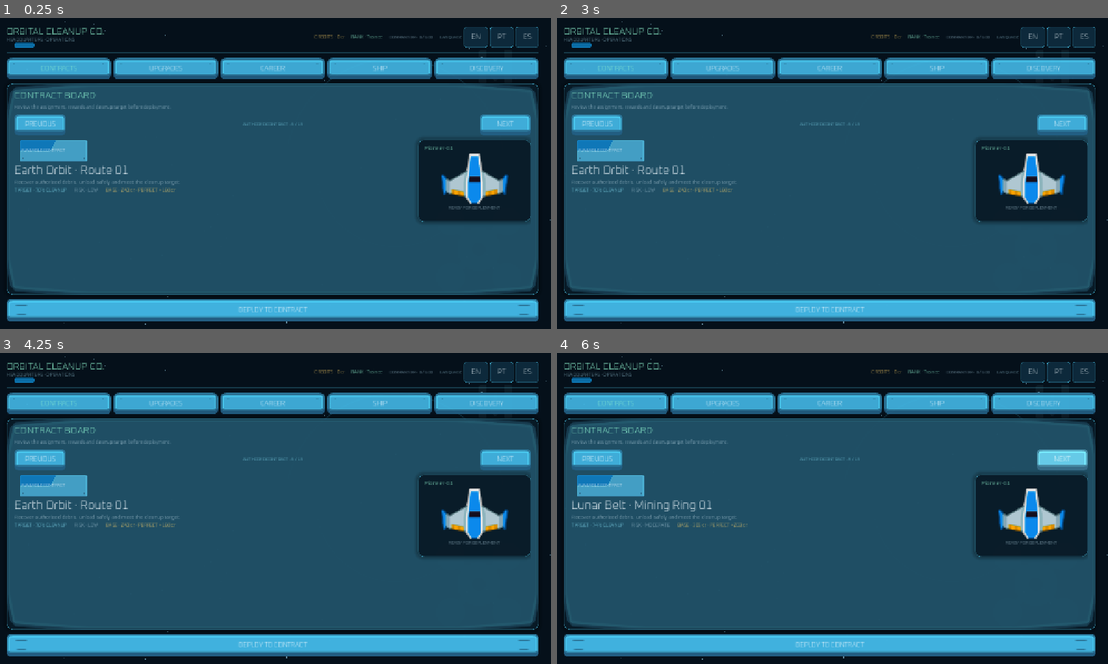
Above: before the commit, frames 1-4 (two rows, left to right).
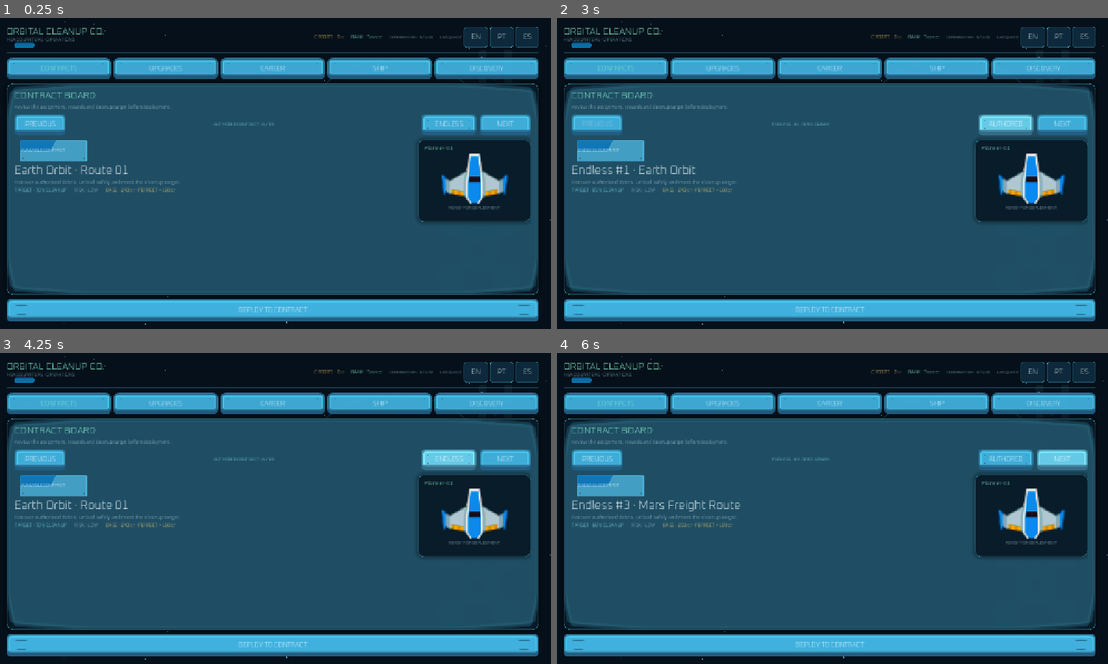
Above: after the commit, the same moments.

Repository: EwertonMendes/Orbital-Cleanup-Co.
Game: Godot game, scene res://src/core/app/app_root.tscn
Two runs of this game, one before a commit and one after it. Both use one fixed random seed, a clock stepped at 60 frames per second and the inputs below.
Inputs (mouse positions are in pixels of both pictures, inside the frame that each line leads up to):
- Up to frame 1 (0.25 s): no input
- Up to frame 2 (3 s): click "PREVIOUS" at 0.5 s; click "DEPLOY TO CONTRACT" at 1.25 s; click "ABORT CONTRACT" at 2 s; click (1003, 123) at 2.75 s, where only the run after the commit has a clickable "ENDLESS"
- Up to frame 3 (4.25 s): click (446, 458) at 3.5 s, where only the run after the commit has a clickable "AUTHORED"
- Up to frame 4 (6 s): click (1003, 458) at 4.25 s, where only the run after the commit has a clickable "ENDLESS"; click "NEXT" at 5 s; click "NEXT" at 5.75 s

The runs differ from the first frame. In frame 1, 0.7% of the frame differs, in the area x 38-87%, y 31-38%; in frame 2, 1.1%; in frame 3, 0.7%; in frame 4, 1.3%, in the area x 2-87%, y 31-57%.

Commit message:
feat: add endless contract board and sector preview

Diff:
--- /dev/null
+++ b/src/debug/sector_preview/sector_preview.gd
@@ -0,0 +1,155 @@
+extends Control
+
+const HQ_SCREEN_PATH := "res://src/ui/screens/operations/operations_screen.tscn"
+const FLIGHT_SCREEN_PATH := "res://src/ui/screens/flight/flight_screen.tscn"
+const PREVIEW_SCREEN_PATH := "res://src/debug/sector_preview/sector_preview.tscn"
+
+@onready var sector_picker: OptionButton = %SectorPicker
+@onready var contract_number: SpinBox = %ContractNumber
+@onready var seed_override: SpinBox = %SeedOverride
+@onready var preview_canvas: SectorPreviewCanvas = %PreviewCanvas
+@onready var summary: Label = %Summary
+@onready var mode_label: Label = %ModeLabel
+@onready var load_authored: Button = %LoadAuthored
+@onready var generate_endless: Button = %GenerateEndless
+@onready var previous_endless: Button = %PreviousEndless
+@onready var next_endless: Button = %NextEndless
+@onready var deploy_preview: Button = %DeployPreview
+@onready var return_to_hq: Button = %ReturnToHq
+
+var _context: Dictionary = {}
+var _router: SceneRouter
+var _registry := ContentRegistry.new()
+var _scaler := DifficultyScaler.new()
+var _generator := SectorGenerator.new()
+var _endless := EndlessContractGenerator.new()
+var _plan: Dictionary = {}
+var _generated_definition: Dictionary = {}
+var _mode := "authored"
+
+func configure(context: Dictionary) -> void:
+	_context = context
+	_router = context.get("router") as SceneRouter
+	assert(_router != null, "SectorPreview requires SceneRouter.")
+
+func _ready() -> void:
+	_scaler.configure(_registry)
+	_generator.configure(_registry, _scaler)
+	_endless.configure(_registry)
+	_populate_authored_sectors()
+
+	load_authored.pressed.connect(_load_authored_selection)
+	generate_endless.pressed.connect(_generate_endless_selection)
+	previous_endless.pressed.connect(_step_endless.bind(-1))
+	next_endless.pressed.connect(_step_endless.bind(1))
+	deploy_preview.pressed.connect(_deploy)
+	return_to_hq.pressed.connect(_return_hq)
+
+	contract_number.min_value = 1
+	contract_number.max_value = 1000000
+	contract_number.step = 1
+	contract_number.value = maxi(1, int(_context.get("debug_endless_number", 1)))
+	seed_override.min_value = -1
+	seed_override.max_value = 2147483647
+	seed_override.step = 1
+	seed_override.value = int(_context.get("debug_seed", -1))
+
+	var requested_sector := String(_context.get("debug_sector_id", ""))
+	if not requested_sector.is_empty() and _registry.has_sector(requested_sector):
+		_select_picker_id(requested_sector)
+		_load_authored_selection()
+	elif _context.has("debug_endless_number") or _context.has("debug_seed"):
+		_generate_endless_selection()
+	else:
+		_load_authored_selection()
+
+func _populate_authored_sectors() -> void:
+	sector_picker.clear()
+	for sector_id in _registry.list_sector_ids():
+		var sector := _registry.get_sector(sector_id)
+		sector_picker.add_item(tr(String(sector["display_name_key"])))
+		sector_picker.set_item_metadata(sector_picker.item_count - 1, sector_id)
+
+func _select_picker_id(sector_id: String) -> void:
+	for index in range(sector_picker.item_count):
+		if String(sector_picker.get_item_metadata(index)) == sector_id:
+			sector_picker.select(index)
+			return
+
+func _load_authored_selection() -> void:
+	if sector_picker.item_count == 0:
+		return
+	var sector_id := String(sector_picker.get_item_metadata(sector_picker.selected))
+	_generated_definition = {}
+	_mode = "authored"
+	_plan = _generator.generate(sector_id)
+	_refresh_preview()
+
+func _generate_endless_selection() -> void:
+	var number := maxi(1, int(contract_number.value))
+	var requested_seed := int(seed_override.value)
+	_generated_definition = _endless.create_sector_definition(number, requested_seed)
+	_mode = "endless"
+	_plan = _generator.generate_definition(_generated_definition)
+	_refresh_preview()
+
+func _step_endless(delta: int) -> void:
+	contract_number.value = maxi(1, int(contract_number.value) + delta)
+	_generate_endless_selection()
+
+func _refresh_preview() -> void:
+	preview_canvas.set_plan(_plan)
+	var sector := _plan["sector"] as Dictionary
+	var biome := _plan["biome"] as Dictionary
+	var contract_ref := sector["contract"] as Dictionary
+	var modifier_names := PackedStringArray()
+	for modifier_id in sector.get("modifiers", []) as Array:
+		modifier_names.append(String(modifier_id))
+	var landmark_names := PackedStringArray()
+	for landmark_id in sector.get("landmarks", []) as Array:
+		landmark_names.append(String(landmark_id))
+
+	mode_label.text = "%s · %s" % [_mode.to_upper(), String(sector["id"])]
+	summary.text = "Biome: %s   Difficulty: %d   Seed: %d\nTarget: %d%%   Salvage: %d   Obstacles: %d\nLandmarks: %s\nModifiers: %s\nSignature: %s" % [
+		tr(String(biome["display_name_key"])),
+		int(sector["difficulty"]),
+		int(sector["seed"]),
+		int(contract_ref["target_percent"]),
+		(_plan["salvage_spawns"] as Array).size(),
+		(_plan["obstacle_spawns"] as Array).size(),
+		", ".join(landmark_names) if not landmark_names.is_empty() else "none",
+		", ".join(modifier_names) if not modifier_names.is_empty() else "none",
+		String(_plan["generation_signature"]),
+	]
+	print("[SectorPreview] READY mode=%s id=%s seed=%d signature=%s" % [
+		_mode,
+		String(sector["id"]),
+		int(sector["seed"]),
+		String(_plan["generation_signature"]),
+	])
+
+func _deploy() -> void:
+	var scene := load(FLIGHT_SCREEN_PATH) as PackedScene
+	assert(scene != null, "Sector Preview flight screen must load.")
+	var flight_context := _context.duplicate(true)
+	flight_context["return_screen_path"] = PREVIEW_SCREEN_PATH
+	if _mode == "endless":
+		flight_context["sector_definition"] = _generated_definition.duplicate(true)
+		flight_context["sector_id"] = String(_generated_definition["id"])
+		flight_context["endless_number"] = int(contract_number.value)
+		flight_context["debug_endless_number"] = int(contract_number.value)
+		flight_context["debug_seed"] = int(_generated_definition["seed"])
+	else:
+		var sector := _plan["sector"] as Dictionary
+		flight_context["sector_id"] = String(sector["id"])
+		flight_context["debug_sector_id"] = String(sector["id"])
+	_router.show_screen(scene, flight_context)
+
+func _return_hq() -> void:
+	var scene := load(HQ_SCREEN_PATH) as PackedScene
+	assert(scene != null, "Headquarters screen must load.")
+	var context := _context.duplicate(true)
+	context.erase("debug_sector_id")
+	context.erase("debug_endless_number")
+	context.erase("debug_seed")
+	_router.show_screen(scene, context)
--- /dev/null
+++ b/src/debug/sector_preview/sector_preview.tscn
@@ -0,0 +1,139 @@
+[gd_scene load_steps=5 format=3]
+
+[ext_resource type="Script" path="res://src/debug/sector_preview/sector_preview.gd" id="1"]
+[ext_resource type="Theme" path="res://src/ui/themes/occ_theme.tres" id="2"]
+[ext_resource type="PackedScene" path="res://src/ui/components/occ_chrome_button.tscn" id="3"]
+[ext_resource type="Script" path="res://src/debug/sector_preview/sector_preview_canvas.gd" id="4"]
+
+[node name="SectorPreview" type="Control"]
+layout_mode = 3
+anchors_preset = 15
+anchor_right = 1.0
+anchor_bottom = 1.0
+grow_horizontal = 2
+grow_vertical = 2
+theme = ExtResource("2")
+script = ExtResource("1")
+
+[node name="Background" type="ColorRect" parent="."]
+layout_mode = 1
+anchors_preset = 15
+anchor_right = 1.0
+anchor_bottom = 1.0
+grow_horizontal = 2
+grow_vertical = 2
+color = Color(0.0196, 0.0431, 0.0823, 1)
+mouse_filter = 2
+
+[node name="SafeArea" type="MarginContainer" parent="."]
+layout_mode = 1
+anchors_preset = 15
+anchor_right = 1.0
+anchor_bottom = 1.0
+offset_left = 20.0
+offset_top = 18.0
+offset_right = -20.0
+offset_bottom = -18.0
+grow_horizontal = 2
+grow_vertical = 2
+
+[node name="Layout" type="VBoxContainer" parent="SafeArea"]
+layout_mode = 2
+theme_override_constants/separation = 10
+
+[node name="Header" type="HBoxContainer" parent="SafeArea/Layout"]
+layout_mode = 2
+theme_override_constants/separation = 10
+
+[node name="Title" type="Label" parent="SafeArea/Layout/Header"]
+layout_mode = 2
+size_flags_horizontal = 3
+theme_override_colors/font_color = Color(0.56, 0.95, 0.81, 1)
+theme_override_font_sizes/font_size = 24
+text = "SECTOR PREVIEW // DEBUG"
+
+[node name="ReturnToHq" parent="SafeArea/Layout/Header" instance=ExtResource("3")]
+unique_name_in_owner = true
+custom_minimum_size = Vector2(150, 42)
+layout_mode = 2
+text = "RETURN TO HQ"
+
+[node name="ModeLabel" type="Label" parent="SafeArea/Layout"]
+unique_name_in_owner = true
+layout_mode = 2
+theme_override_colors/font_color = Color(0.32, 0.9, 1, 1)
+theme_override_font_sizes/font_size = 12
+text = "AUTHORED"
+
+[node name="Controls" type="GridContainer" parent="SafeArea/Layout"]
+layout_mode = 2
+theme_override_constants/h_separation = 8
+theme_override_constants/v_separation = 8
+columns = 4
+
+[node name="SectorPicker" type="OptionButton" parent="SafeArea/Layout/Controls"]
+unique_name_in_owner = true
+custom_minimum_size = Vector2(250, 42)
+layout_mode = 2
+size_flags_horizontal = 3
+
+[node name="LoadAuthored" parent="SafeArea/Layout/Controls" instance=ExtResource("3")]
+unique_name_in_owner = true
+custom_minimum_size = Vector2(140, 42)
+layout_mode = 2
+text = "LOAD AUTHORED"
+
+[node name="ContractNumber" type="SpinBox" parent="SafeArea/Layout/Controls"]
+unique_name_in_owner = true
+custom_minimum_size = Vector2(160, 42)
+layout_mode = 2
+prefix = "Contract # "
+
+[node name="SeedOverride" type="SpinBox" parent="SafeArea/Layout/Controls"]
+unique_name_in_owner = true
+custom_minimum_size = Vector2(180, 42)
+layout_mode = 2
+prefix = "Seed (-1 auto) "
+
+[node name="PreviousEndless" parent="SafeArea/Layout/Controls" instance=ExtResource("3")]
+unique_name_in_owner = true
+custom_minimum_size = Vector2(130, 42)
+layout_mode = 2
+text = "ENDLESS -1"
+
+[node name="GenerateEndless" parent="SafeArea/Layout/Controls" instance=ExtResource("3")]
+unique_name_in_owner = true
+custom_minimum_size = Vector2(150, 42)
+layout_mode = 2
+text = "GENERATE ENDLESS"
+
+[node name="NextEndless" parent="SafeArea/Layout/Controls" instance=ExtResource("3")]
+unique_name_in_owner = true
+custom_minimum_size = Vector2(130, 42)
+layout_mode = 2
+text = "ENDLESS +1"
+
+[node name="DeployPreview" parent="SafeArea/Layout/Controls" instance=ExtResource("3")]
+unique_name_in_owner = true
+custom_minimum_size = Vector2(150, 42)
+layout_mode = 2
+text = "DEPLOY PREVIEW"
+
+[node name="Summary" type="Label" parent="SafeArea/Layout"]
+unique_name_in_owner = true
+layout_mode = 2
+theme_override_colors/font_color = Color(0.68, 0.78, 0.83, 1)
+theme_override_font_sizes/font_size = 11
+text = "Sector summary"
+autowrap_mode = 2
+
+[node name="PreviewFrame" type="PanelContainer" parent="SafeArea/Layout"]
+custom_minimum_size = Vector2(0, 300)
+layout_mode = 2
+size_flags_vertical = 3
+
+[node name="PreviewCanvas" type="Control" parent="SafeArea/Layout/PreviewFrame"]
+unique_name_in_owner = true
+layout_mode = 2
+mouse_filter = 2
+script = ExtResource("4")
--- /dev/null
+++ b/src/debug/sector_preview/sector_preview_canvas.gd
@@ -0,0 +1,53 @@
+extends Control
+class_name SectorPreviewCanvas
+
+var _plan: Dictionary = {}
+
+func _ready() -> void:
+	resized.connect(queue_redraw)
+
+func set_plan(plan: Dictionary) -> void:
+	_plan = plan.duplicate(true)
+	queue_redraw()
+
+func _draw() -> void:
+	draw_rect(Rect2(Vector2.ZERO, size), Color("#06111d"))
+	if _plan.is_empty():
+		return
+
+	var bounds := _plan["play_bounds"] as Rect2
+	var padding := 28.0
+	var target := Rect2(Vector2(padding, padding), size - Vector2(padding * 2.0, padding * 2.0))
+	if target.size.x <= 1.0 or target.size.y <= 1.0:
+		return
+
+	var scale := minf(target.size.x / bounds.size.x, target.size.y / bounds.size.y)
+	var world_size := bounds.size * scale
+	var origin := target.position + (target.size - world_size) * 0.5
+	var preview_bounds := Rect2(origin, world_size)
+	draw_rect(preview_bounds, Color("#143247"), true)
+	draw_rect(preview_bounds, Color("#51e7ff"), false, 2.0)
+
+	for value in _plan.get("obstacle_spawns", []) as Array:
+		var entry := value as Dictionary
+		draw_circle(_map_position(entry["position"] as Vector2, bounds, preview_bounds), 3.0, Color("#7b8994"))
+
+	for value in _plan.get("salvage_spawns", []) as Array:
+		var entry := value as Dictionary
+		draw_circle(_map_position(entry["position"] as Vector2, bounds, preview_bounds), 2.4, Color("#9af8d7"))
+
+	for value in _plan.get("landmark_spawns", []) as Array:
+		var entry := value as Dictionary
+		draw_circle(_map_position(entry["position"] as Vector2, bounds, preview_bounds), 7.0, Color("#ffd166"))
+		draw_circle(_map_position(entry["position"] as Vector2, bounds, preview_bounds), 10.0, Color(1.0, 0.82, 0.4, 0.22), false, 2.0)
+
+	var depot := _plan["depot_position"] as Vector2
+	draw_circle(_map_position(depot, bounds, preview_bounds), 6.0, Color("#53d7f1"))
+	draw_circle(_map_position(Vector2.ZERO, bounds, preview_bounds), 4.0, Color.WHITE)
+
+func _map_position(world: Vector2, world_bounds: Rect2, preview_bounds: Rect2) -> Vector2:
+	var normalized := Vector2(
+		(world.x - world_bounds.position.x) / world_bounds.size.x,
+		(world.y - world_bounds.position.y) / world_bounds.size.y
+	)
+	return preview_bounds.position + normalized * preview_bounds.size
--- a/src/ui/screens/operations/operations_screen.gd
+++ b/src/ui/screens/operations/operations_screen.gd
@@ -38,8 +38,10 @@
 @onready var career_xp_label: Label = %CareerXpLabel
 @onready var career_xp_bar: ProgressBar = %CareerXpBar
 @onready var contract_state: Label = %ContractState
+@onready var contract_selector: GridContainer = %ContractSelector
 @onready var contract_position: Label = %ContractPosition
 @onready var previous_contract: Button = %PreviousContract
+@onready var endless_contract: Button = %EndlessContract
 @onready var next_contract: Button = %NextContract
 @onready var contract_title: Label = %ContractTitle
 @onready var contract_description: Label = %ContractDescription
@@ -72,8 +74,12 @@
 var _progression: ProgressionService
 var _registry := ContentRegistry.new()
 var _generator := SectorGenerator.new()
+var _endless_generator := EndlessContractGenerator.new()
 var _sector_ids := PackedStringArray()
 var _selected_sector_index := 0
+var _viewing_endless := false
+var _endless_number := 1
+var _active_sector_definition: Dictionary = {}
 var _sector_plan: Dictionary = {}
 var _active_tab := Tab.CONTRACTS
 var _tab_group := ButtonGroup.new()
@@ -90,6 +96,7 @@
 	var scaler := DifficultyScaler.new()
 	scaler.configure(_registry)
 	_generator.configure(_registry, scaler)
+	_endless_generator.configure(_registry)
 	_sector_ids = _registry.list_sector_ids()
 	assert(not _sector_ids.is_empty(), "Headquarters requires at least one authored sector.")
 	var preferred_index := _sector_ids.find(DEFAULT_SECTOR_ID)
@@ -101,6 +108,7 @@
 	resized.connect(_apply_responsive_layout)
 	primary_action.pressed.connect(_deploy_training)
 	previous_contract.pressed.connect(_select_relative_contract.bind(-1))
+	endless_contract.pressed.connect(_toggle_endless_mode)
 	next_contract.pressed.connect(_select_relative_contract.bind(1))
 
 	_setup_tabs()
@@ -125,7 +133,8 @@
 	assert(content_scroll != null, "Headquarters requires ContentScroll.")
 	assert(content_shell != null, "Headquarters requires ContentShell.")
 	assert(primary_action != null, "Headquarters requires PrimaryAction.")
-	assert(previous_contract != null and next_contract != null and contract_position != null, "Headquarters requires authored contract navigation.")
+	assert(contract_selector != null, "Headquarters requires responsive ContractSelector.")
+	assert(previous_contract != null and endless_contract != null and next_contract != null and contract_position != null, "Headquarters requires contract navigation.")
 	assert(upgrade_grid != null, "Headquarters requires UpgradeGrid.")
 	assert(career_list != null, "Headquarters requires CareerList.")
 	assert(ship_preview != null and contract_ship_art != null, "Headquarters requires cosmetic ship previews.")
@@ -178,6 +187,7 @@
 	contract_hero.vertical = compact
 	ship_body.vertical = compact
 	tab_grid.columns = 3 if compact else 5
+	contract_selector.columns = 2 if compact else 4
 	upgrade_grid.columns = 1 if compact else 3
 	content_shell.custom_minimum_size.y = 150.0 if size.y < 500.0 else 260.0
 
@@ -191,11 +201,22 @@
 func _deploy_training() -> void:
 	var scene := load(FLIGHT_SCREEN_PATH) as PackedScene
 	assert(scene != null, "Training flight screen must be loadable.")
-	var flight_context := _context.duplicate()
-	flight_context["sector_id"] = String(_sector_ids[_selected_sector_index])
+	var flight_context := _context.duplicate(true)
+	if _viewing_endless:
+		flight_context["sector_id"] = String(_active_sector_definition["id"])
+		flight_context["sector_definition"] = _active_sector_definition.duplicate(true)
+		flight_context["endless_number"] = _endless_number
+	else:
+		flight_context["sector_id"] = String(_sector_ids[_selected_sector_index])
 	_router.show_screen(scene, flight_context)
 
 func _select_relative_contract(delta: int) -> void:
+	if _viewing_endless:
+		_endless_number = maxi(1, _endless_number + delta)
+		_load_endless_contract()
+		_refresh_contracts()
+		return
+
 	if _sector_ids.size() <= 1:
 		return
 	_selected_sector_index = (_selected_sector_index + delta) % _sector_ids.size()
@@ -204,9 +225,33 @@
 	_load_selected_sector()
 	_refresh_contracts()
 
+func _toggle_endless_mode() -> void:
+	if _viewing_endless:
+		_load_selected_sector()
+	else:
+		_viewing_endless = true
+		_endless_number = maxi(1, _completed_contract_total() + 1)
+		_load_endless_contract()
+	_refresh_contracts()
+
 func _load_selected_sector() -> void:
 	assert(_selected_sector_index >= 0 and _selected_sector_index < _sector_ids.size(), "Selected sector index is out of bounds.")
+	_viewing_endless = false
+	_active_sector_definition = {}
 	_sector_plan = _generator.generate(String(_sector_ids[_selected_sector_index]))
+
+func _load_endless_contract() -> void:
+	_viewing_endless = true
+	_active_sector_definition = _endless_generator.create_sector_definition(_endless_number)
+	_sector_plan = _generator.generate_definition(_active_sector_definition)
+
+func _completed_contract_total() -> int:
+	var snapshot := _progression.get_snapshot()
+	var completed := snapshot.get("completed_contracts", {}) as Dictionary
+	var total := 0
+	for value in completed.values():
+		total += int(value)
+	return total
 
 func _risk_key(difficulty: int) -> String:
 	if difficulty <= 3:
@@ -272,13 +317,25 @@
 
 	%ContractsTitle.text = tr("HQ_CONTRACTS_TITLE")
 	%ContractsSubtitle.text = tr("HQ_CONTRACTS_SUBTITLE")
-	contract_state.text = tr("HQ_CONTRACT_AVAILABLE")
-	contract_position.text = tr("HQ_CONTRACT_INDEX_FMT") % [_selected_sector_index + 1, _sector_ids.size()]
 	previous_contract.text = tr("HQ_CONTRACT_PREVIOUS")
 	next_contract.text = tr("HQ_CONTRACT_NEXT")
-	previous_contract.disabled = _sector_ids.size() <= 1
-	next_contract.disabled = _sector_ids.size() <= 1
-	contract_title.text = tr(String(sector["display_name_key"]))
+	if _viewing_endless:
+		contract_state.text = tr("HQ_ENDLESS_AVAILABLE")
+		contract_position.text = tr("HQ_ENDLESS_INDEX_FMT") % [_endless_number, int(sector["seed"])]
+		endless_contract.text = tr("HQ_AUTHORED_CONTRACTS")
+		previous_contract.disabled = _endless_number <= 1
+		next_contract.disabled = false
+		contract_title.text = tr("SECTOR_ENDLESS_CONTRACT_FMT") % [
+			_endless_number,
+			tr(String((_sector_plan["biome"] as Dictionary)["display_name_key"])),
+		]
+	else:
+		contract_state.text = tr("HQ_CONTRACT_AVAILABLE")
+		contract_position.text = tr("HQ_CONTRACT_INDEX_FMT") % [_selected_sector_index + 1, _sector_ids.size()]
+		endless_contract.text = tr("HQ_ENDLESS_CONTRACTS")
+		previous_contract.disabled = _sector_ids.size() <= 1
+		next_contract.disabled = _sector_ids.size() <= 1
+		contract_title.text = tr(String(sector["display_name_key"]))
 	contract_description.text = tr("HQ_CONTRACT_DESCRIPTION")
 	contract_target.text = tr("HQ_CONTRACT_TARGET_FMT") % int(round(float(contract_ref["target_percent"])))
 	contract_risk.text = tr(_risk_key(int(sector["difficulty"])))
--- a/src/ui/screens/operations/operations_screen.tscn
+++ b/src/ui/screens/operations/operations_screen.tscn
@@ -295,9 +295,12 @@
 text = "Choose your next cleanup assignment."
 autowrap_mode = 2
 
-[node name="ContractSelector" type="HBoxContainer" parent="SafeArea/Layout/ContentShell/ContentMargin/ContentScroll/PanelHost/ContractsPanel"]
-layout_mode = 2
-theme_override_constants/separation = 8
+[node name="ContractSelector" type="GridContainer" parent="SafeArea/Layout/ContentShell/ContentMargin/ContentScroll/PanelHost/ContractsPanel"]
+unique_name_in_owner = true
+layout_mode = 2
+theme_override_constants/h_separation = 8
+theme_override_constants/v_separation = 8
+columns = 4
 
 [node name="PreviousContract" parent="SafeArea/Layout/ContentShell/ContentMargin/ContentScroll/PanelHost/ContractsPanel/ContractSelector" instance=ExtResource("4")]
 unique_name_in_owner = true
@@ -315,6 +318,12 @@
 horizontal_alignment = 1
 vertical_alignment = 1
 
+[node name="EndlessContract" parent="SafeArea/Layout/ContentShell/ContentMargin/ContentScroll/PanelHost/ContractsPanel/ContractSelector" instance=ExtResource("4")]
+unique_name_in_owner = true
+custom_minimum_size = Vector2(126, 40)
+layout_mode = 2
+text = "ENDLESS"
+
 [node name="NextContract" parent="SafeArea/Layout/ContentShell/ContentMargin/ContentScroll/PanelHost/ContractsPanel/ContractSelector" instance=ExtResource("4")]
 unique_name_in_owner = true
 custom_minimum_size = Vector2(118, 40)
--- a/tools/validate_core_contracts.gd
+++ b/tools/validate_core_contracts.gd
@@ -11,6 +11,8 @@
 	_validate_hq_components()
 	_validate_ship_steering()
 	_validate_content_runtime()
+	_validate_endless_contracts()
+	_validate_sector_preview()
 	_validate_contract_session()
 	_validate_progression_service()
 	_validate_cargo_hold()
@@ -67,7 +69,7 @@
 		"ContractsPanel", "UpgradesPanel", "CareerPanel", "ShipPanel", "DiscoveryPanel",
 		"ContractHero", "ShipBody", "PrimaryAction", "Footer", "UpgradeGrid", "CareerList",
 		"CreditsLabel", "RankLabel", "XpLabel", "CareerRankValue", "CareerXpLabel", "CareerXpBar",
-		"ContractState", "ContractPosition", "PreviousContract", "NextContract", "ContractTitle", "ContractDescription", "ContractTarget", "ContractRisk",
+		"ContractState", "ContractSelector", "ContractPosition", "PreviousContract", "EndlessContract", "NextContract", "ContractTitle", "ContractDescription", "ContractTarget", "ContractRisk",
 		"ContractPayout", "LastResult", "ShipStats", "DiscoveryCount", "CompletedContracts",
 		"EnglishButton", "PortugueseButton", "SpanishButton", "ContractsTab", "UpgradesTab",
 		"CareerTab", "ShipTab", "DiscoveryTab", "CompanyLabel", "DeskLabel", "LanguageLabel",
@@ -164,6 +166,48 @@
 
 	var bounds := plan_a["play_bounds"] as Rect2
 	_expect(bounds.size.x >= 9000.0 and bounds.size.y >= 5500.0, "Generated training sector must preserve large play bounds.")
+
+func _validate_endless_contracts() -> void:
+	var registry := ContentRegistry.new()
+	var scaler := DifficultyScaler.new()
+	scaler.configure(registry)
+	var generator := SectorGenerator.new()
+	generator.configure(registry, scaler)
+	var endless := EndlessContractGenerator.new()
+	endless.configure(registry)
+
+	var definition_a := endless.create_sector_definition(10000)
+	var definition_b := endless.create_sector_definition(10000)
+	_expect(definition_a == definition_b, "Endless contract definition must be deterministic for the same contract number.")
+	_expect(int(definition_a["difficulty"]) == 10000, "Endless difficulty must preserve the requested contract number.")
+	_expect(String(definition_a["id"]) == "endless_010000", "Endless IDs must be stable and reproducible.")
+
+	var plan_a := generator.generate_definition(definition_a)
+	var plan_b := generator.generate_definition(definition_b)
+	_expect(
+		String(plan_a["generation_signature"]) == String(plan_b["generation_signature"]),
+		"Endless sector generation must be deterministic."
+	)
+	_expect((plan_a["salvage_spawns"] as Array).size() >= 5, "High endless contracts must remain generatable.")
+	_expect((plan_a["obstacle_spawns"] as Array).size() >= 1, "High endless contracts must retain environmental composition.")
+
+	var next_definition := endless.create_sector_definition(10001)
+	var next_plan := generator.generate_definition(next_definition)
+	_expect(
+		String(plan_a["generation_signature"]) != String(next_plan["generation_signature"]),
+		"Adjacent endless contracts must not collapse to the same generation signature."
+	)
+
+func _validate_sector_preview() -> void:
+	var packed := load("res://src/debug/sector_preview/sector_preview.tscn") as PackedScene
+	_expect(packed != null, "Sector Preview scene must load.")
+	if packed == null:
+		return
+	var screen := packed.instantiate()
+	_expect(screen is Control, "Sector Preview must be a Control screen.")
+	for node_name in ["PreviewCanvas", "SectorPicker", "ContractNumber", "SeedOverride", "GenerateEndless", "DeployPreview", "ReturnToHq"]:
+		_expect(screen.find_child(node_name, true, false) != null, "Sector Preview requires node: %s" % node_name)
+	screen.free()
 
 func _validate_contract_session() -> void:
 	var registry := ContentRegistry.new()
Not shown, changed: i18n/en.po
Not shown, changed: i18n/es_ES.po
Not shown, changed: i18n/pt_BR.po
Not shown, changed: docs/CONTENT_AUTHORING.md
Not shown, changed: docs/ROADMAP.md
